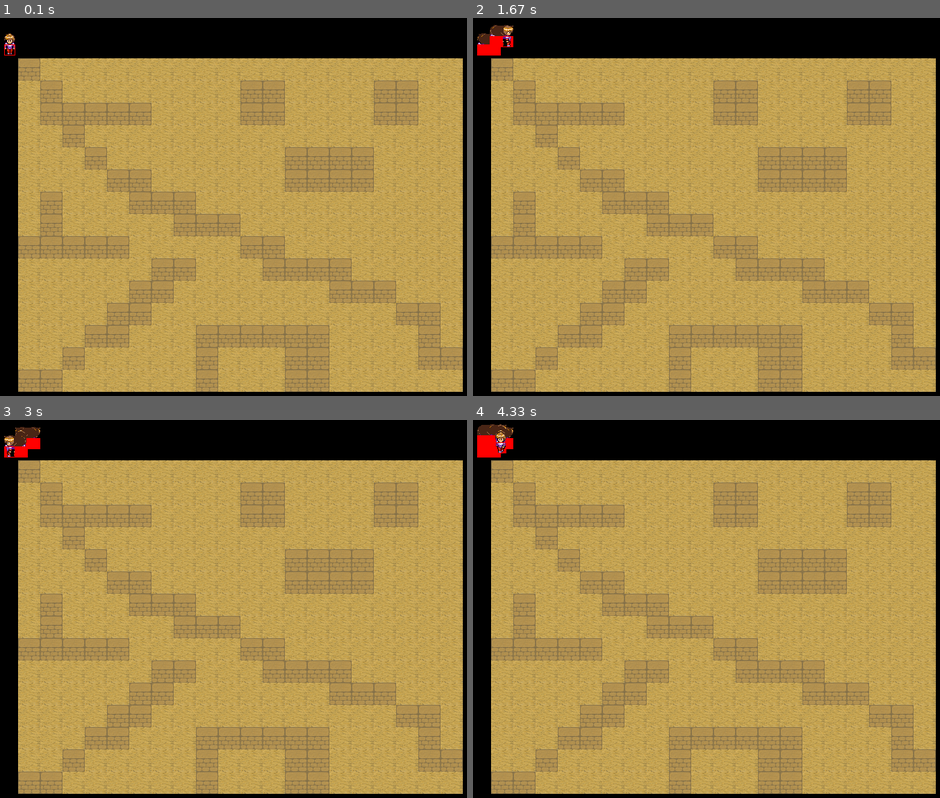
Above: before the commit, frames 1-4 (two rows, left to right).
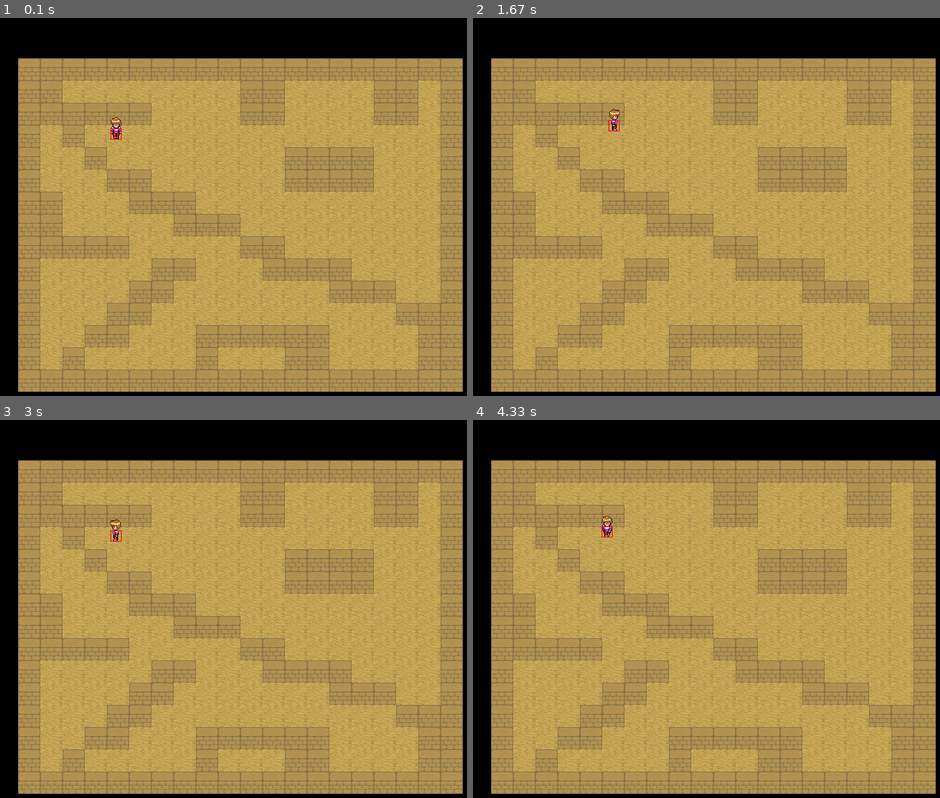
Above: after the commit, the same moments.

Repository: knurt/pygame-tiling-test
Game: pygame game, started from src/main.py
Same seed, same stepped clock (60 frames per second), same inputs: the game is played once before the commit and once after it. The source is Python 2; it was converted automatically to run under Python 3.
Inputs:
- Up to frame 1 (0.1 s): no input
- Up to frame 2 (1.67 s): hold Right 0.33-0.8 s; hold Up 0.83-1.13 s; hold Right 1.17-1.63 s
- Up to frame 3 (3 s): hold Left 1.67-2.2 s; hold Down 2.23-2.53 s; hold Left 2.57-2.97 s
- Up to frame 4 (4.33 s): hold Up 3-3.37 s; hold Right 3.4-4.03 s; hold Down from 4.07 s (still down)

The runs differ from the first frame. In frame 1, 7.2% of the frame differs, in the area x 0-100%, y 4-99%; in frame 2, 7.6%; in frame 3, 7.6%; in frame 4, 7.7%, in the area x 0-100%, y 1-99%.

Commit message:
added pixel_pos_to_tile_pos(s,p) in LevelMap

Diff:
--- a/src/Hero.py
+++ b/src/Hero.py
@@ -37,8 +37,8 @@
 
 		# initial values
 		self.state = self.DOWN_WALK
-		self.x = 60
-		self.y = 60
+		self.x = 0
+		self.y = 0
 
 
 	def stand(self):
@@ -88,5 +88,6 @@
 		elif self.state == Hero.RIGHT_STAND:
 			screen.blit(self.__img, offset_pos, (4, 96, 16, 31))
 
+		# DEBUG
 		# show bounding-box:
 		pygame.gfxdraw.rectangle(screen, self.get_bounds(), (255,0,0))
--- a/src/LevelMap.py
+++ b/src/LevelMap.py
@@ -6,11 +6,13 @@
 class LevelMap:
 	VOID, WALL, FLOOR = range(3)
 
-	def __init__(self, mapfile, tilefile, tilemapping):
+	def __init__(self, mapfile, tilefile,
+			tilemapping, tilesize):
+		self.tilesize = tilesize
 
 		self.table = array.array('b')
-		self.width = 0
-		self.height = 0
+		self.mapwidth = 0
+		self.mapheight = 0
 
 		# In my opinion the name should be "splittext".
 		_, ending = os.path.splitext(mapfile)
@@ -21,8 +23,8 @@
 			# prepare for pixel acces:
 			lvl_img = pygame.PixelArray(lvl_img)
 
-			self.width = len(lvl_img)
-			self.height = len(lvl_img[0])
+			self.mapwidth = len(lvl_img)
+			self.mapheight = len(lvl_img[0])
 
 			for row in lvl_img:
 				for color in row:
@@ -41,12 +43,24 @@
 		self.__tilemapping = tilemapping
 
 
+	def pixel_pos_to_tile_pos(self, pixel_pos):
+		# Coordinates of the tile the pixel is on:
+		tile_x = pixel_pos[0] / self.tilesize
+		tile_y = pixel_pos[1] / self.tilesize
+
+		# Distances in x and y dimension from the grid:
+		offset_x = pixel_pos[0] % self.tilesize
+		offset_y = pixel_pos[1] % self.tilesize
+
+		return (tile_x, tile_y), (offset_x, offset_y)
+
+
 	def show(self, screen, offset):
 		TILESIZE = 32
 
 		index = 0
-		for x in range(self.width):
-			for y in range(self.height):
+		for x in range(self.mapwidth):
+			for y in range(self.mapheight):
 				pos = self.__tilemapping[self.table[index]]
 				screen.blit(
 						self.__tileset,
--- a/src/main.py
+++ b/src/main.py
@@ -37,7 +37,8 @@
 				{
 					LevelMap.LevelMap.FLOOR : (0, 0),
 					LevelMap.LevelMap.WALL : (32, 0)
-					}
+					},
+				self.tilesize
 				)
 
 		try:
@@ -50,16 +51,19 @@
 		bg.fill((90, 90, 120))
 		self__background = bg
 
-		self.__hero_pos = (80+32+2, 80+32+2)
+		self.__hero.x = 80+4*32+5
+		self.__hero.y = 80+3*32+5
 
 
 	def loop(self):
 		done = False
 		time = pg.time.get_ticks()
 
+		# DEBUG
 		# Counters for frames that took to long
 		good = 0
 		bad = 0
+		last_pos_string = ""
 
 		while not done:
 
@@ -91,6 +95,13 @@
 			self.__level.show(self.__screen, (self.offset, self.offset))
 
 			self.__hero.show(self.__screen)
+
+			# DEBUG
+			pos_string = self.__level.pixel_pos_to_tile_pos((self.__hero.x-80, self.__hero.y-80))
+			if last_pos_string != pos_string:
+				print pos_string
+			last_pos_string = pos_string
+
 			pg.display.flip()
 
 			# framerate regulation (1000/40 = 25 fps)
Binary file changed: images/leveldata.png
Not shown, changed: src/Hero.pyc
Not shown, changed: src/LevelMap.pyc
